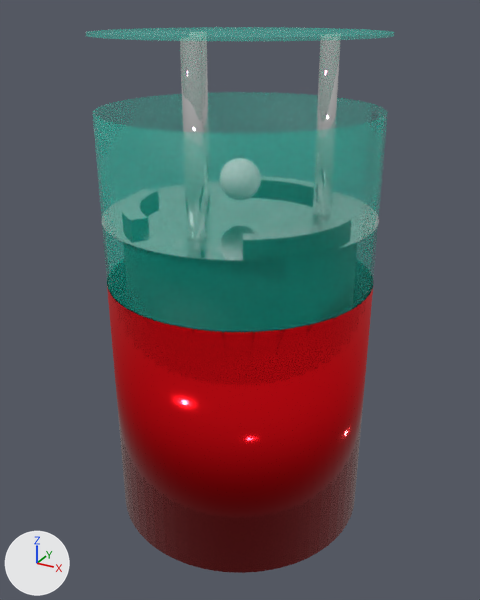
Renders of the glTF model JJround.glb from each side of a commit.
Rendered twice from a 50 mm lens placed at (2.28, -4.15, 5.19), pointed at (0.01, -0.03, 3.13). The axes (+X, +Y, +Z) are drawn at lower left. The lights are the same throughout. Where no turn or scale is listed for an object, it has been applied to the vertices.

Names of what the first picture shows: 'Base', 'Opora.001', 'Opora.003', 'Side_glass', 'Top_Glass'.
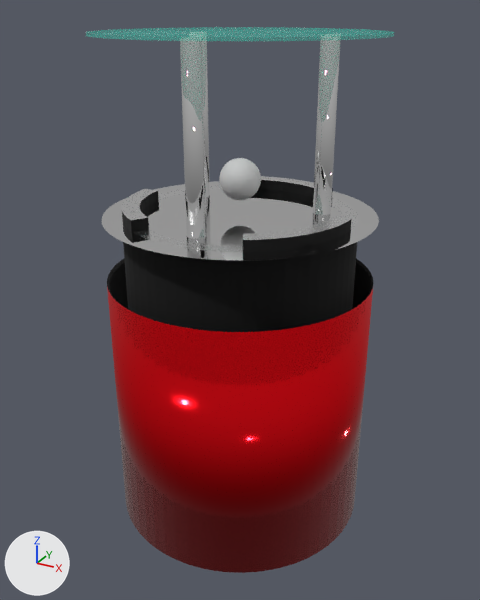
Boxes [x1, y1, x2, y2] around the edits, measured in the pictures (480 x 600 px):
'Side_glass', deleted (cyan)
    before: [93, 92, 388, 332]
'Table', unchanged, uncovered by the edit
    before: [103, 219, 379, 332]
    after: [102, 181, 379, 332]
'TableMoveCircle', unchanged, uncovered by the edit
    after: [122, 176, 351, 252]
'Сфера', unchanged, uncovered by the edit
    after: [219, 158, 261, 200]
'TableCircle', unchanged, uncovered by the edit
    after: [133, 185, 358, 252]

The change, as a list of edits to the scene's bpy script:
```text
Remove ob_side_glass:
    ob_side_glass = bpy.data.objects.new('Side_glass', me_цилиндр_001)
    ob_side_glass.location = (0.0, 0.0, 2.335)
```
